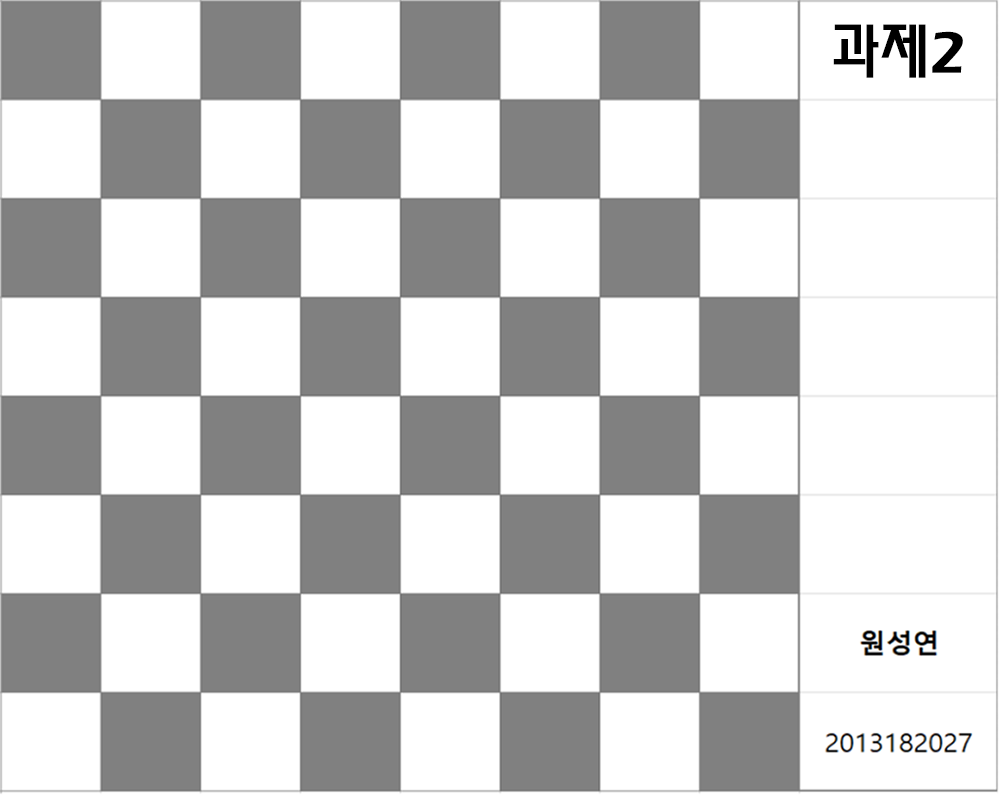
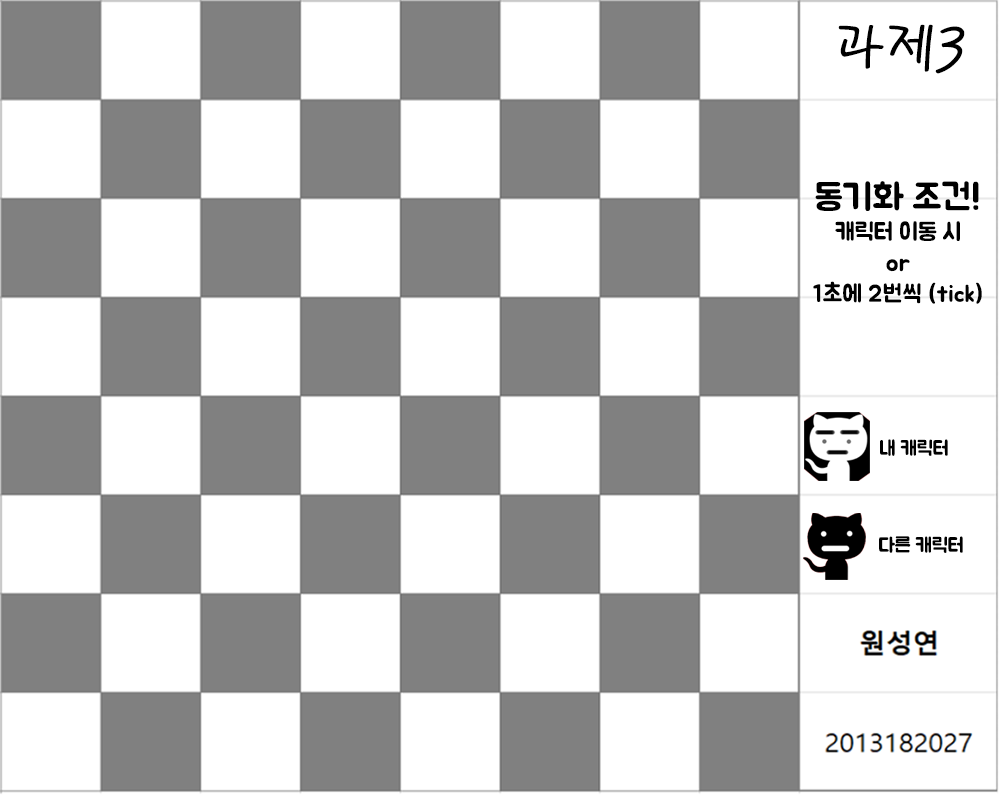
The second (1000, 800) image is a revision of the first. Changes to its layers:
added layer "레이어 5" above "레이어 4" over [803, 513, 866, 580]
added layer "레이어 4" above "다른 캐릭터" over [804, 412, 870, 481]
added layer "다른 캐릭터" above "내 캐릭터" over [879, 536, 963, 553]
added layer "내 캐릭터" above "or" over [880, 439, 948, 456]
added layer "or" above "캐릭터 이동 시" over [886, 258, 910, 272]
added layer "캐릭터 이동 시" above "1초에 2번씩 (tick)" over [835, 221, 960, 241]
added layer "1초에 2번씩 (tick)" above "동기화 조건!" over [813, 281, 982, 304]
added layer "동기화 조건!" above "과제3" over [815, 181, 979, 211]
renamed "과제2" to "과제3", painted on it over [833, 24, 965, 78]
